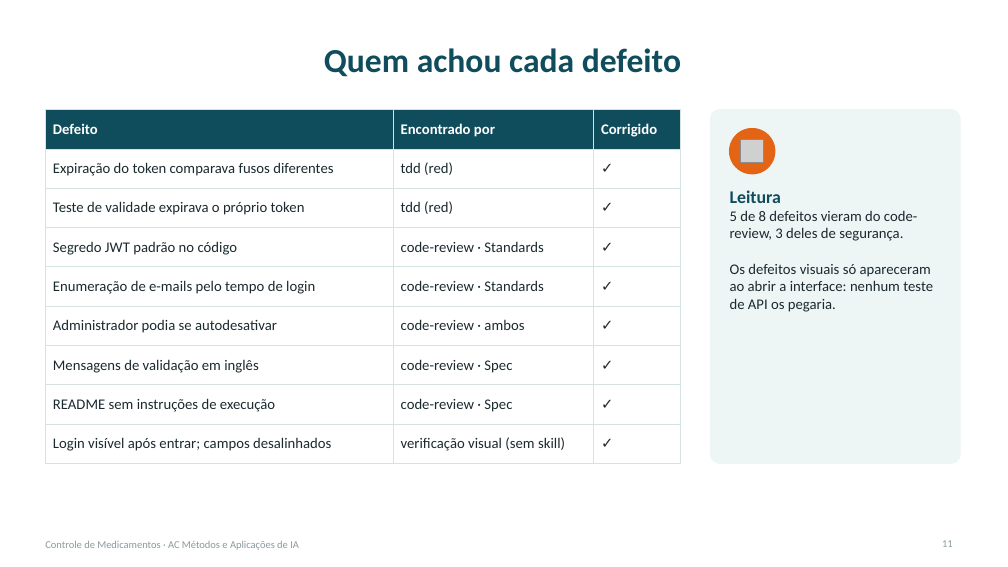
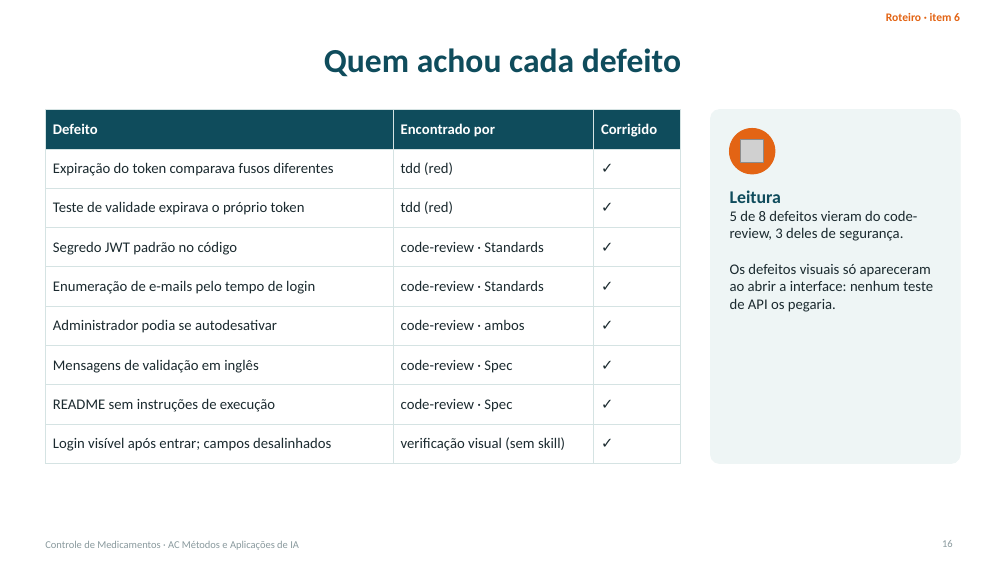
Before and after one commit to BeatrizSamaha/ac-ia-skills, a slide deck: slide 16 of slides/apresentacao.pptx (slide 11 before the commit). Drawn at 1008x567 pixels with LibreOffice and Linux fonts; fonts in the diff are those of the drawing; grey boxes stand for pictures. Boxes give left, top, right and bottom in pixels: in the first picture for what was removed or moved away, otherwise in the second. Text is boxed around its words. In the diff, an @@ line names an element or a change of style, - is before the commit and + after.

Commit message:
Slides: roteiro do enunciado, critérios, exemplos com prints reais e 7 perguntas da seção 5

```diff
--- a/slides/apresentacao.pptx
+++ b/slides/apresentacao.pptx
@@ text added at <box>886,13,960,21</box>, 11 pt, text #E36414, bold @@
+Roteiro · item 6
@@ page number at <box>942,540,953,547</box>: text changed @@
-11
+16
```
Also in this commit, not shown: 13 other slides changed, 6 slides added, 1 slide removed, 10 other files.
